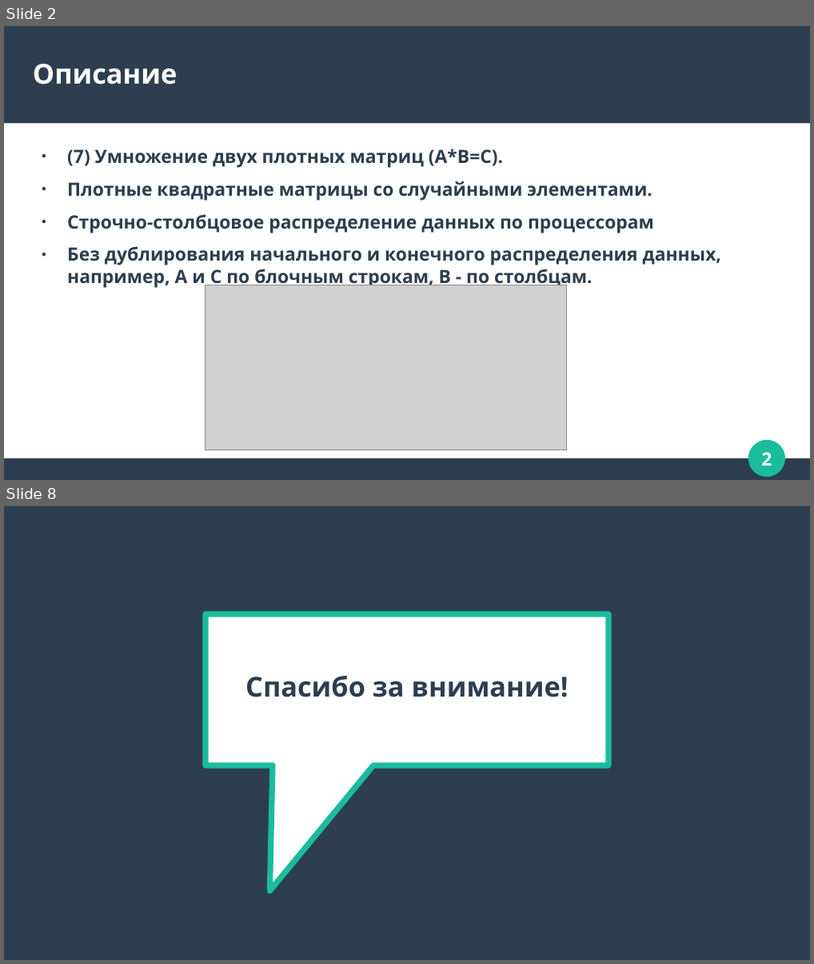
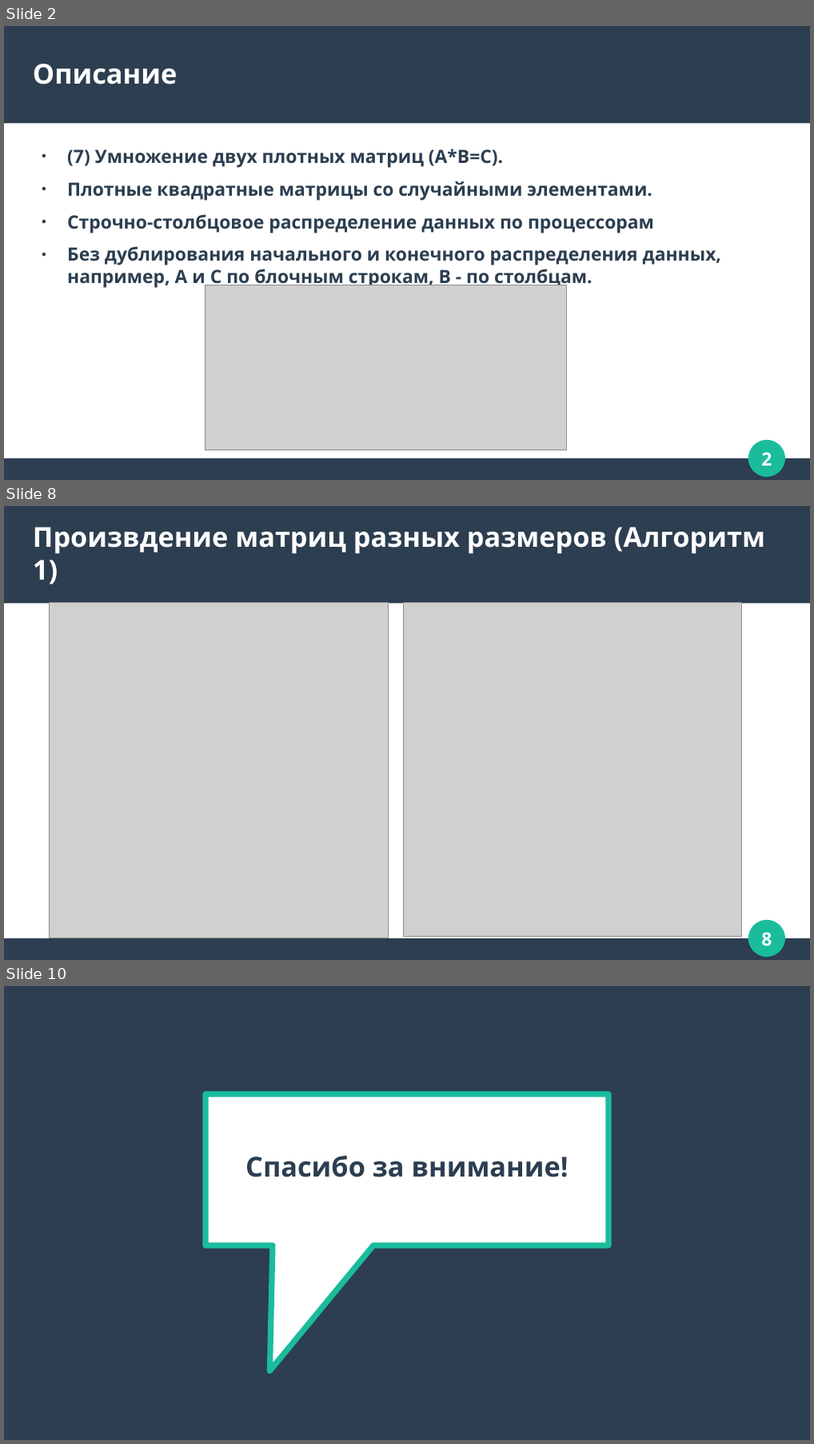
Before and after one commit to ArtKomarov/ParallelMatrixMul, a slide deck: MatrixMul.odp. Shown one above the other, each under a label of ours: slides 2 and 8 before the commit, slides 2, 8 and 10 after it; the slides between them are not shown. The pictures are 814x964 and 814x1444 pixels, drawn with LibreOffice and Linux fonts; fonts in the diff are those of the drawing; grey boxes stand for pictures. Boxes give left, top, right and bottom in pixels: in the first picture for what was removed or moved away, otherwise in the second. Text is boxed around its words. In the diff, an @@ line names an element or a change of style, - is before the commit and + after.

```diff
--- a/MatrixMul.odp
+++ b/MatrixMul.odp
@@ slide 8 added at [4, 506, 810, 960], background #FFFFFF; not listed: 4 template elements that a slide beside it also shows @@
@@ title added at [33, 527, 766, 584], 27 pt, text #FFFFFF, bold @@
+Произвдение матриц разных размеров (Алгоритм 1)
@@ picture added at [50, 603, 388, 938] @@
@@ picture added at [403, 602, 742, 936] @@
@@ what was slide 8 is now slide 10 @@
```
Also in this commit, not shown: 6 other slides added, 5 slides removed, 3 other files.
